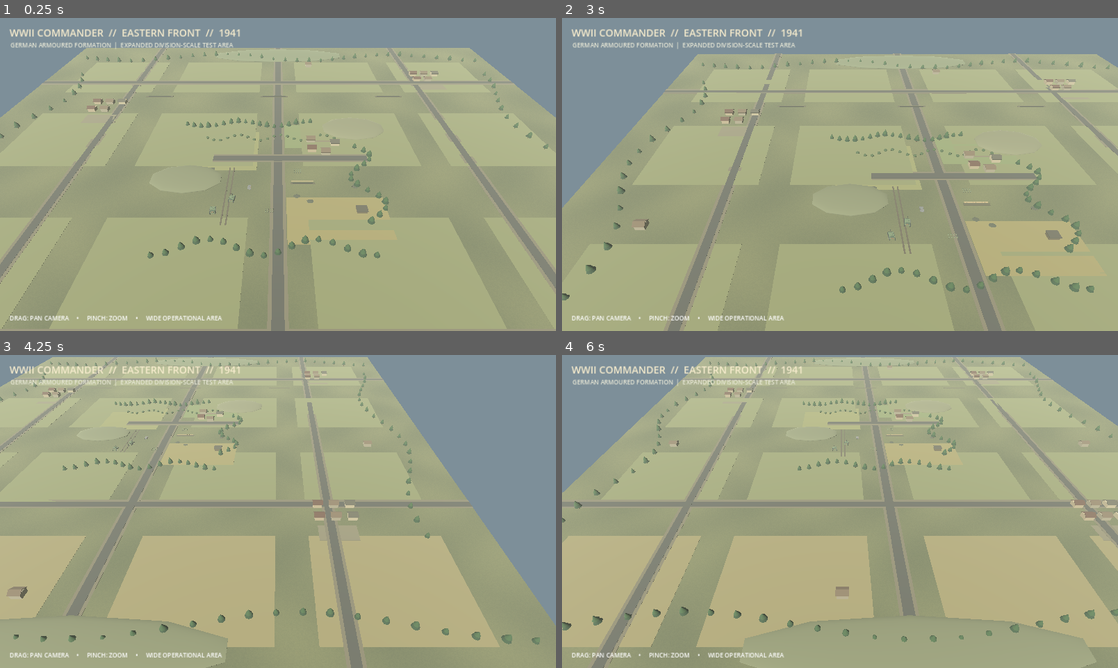
Above: before the commit, frames 1-4 (two rows, left to right).
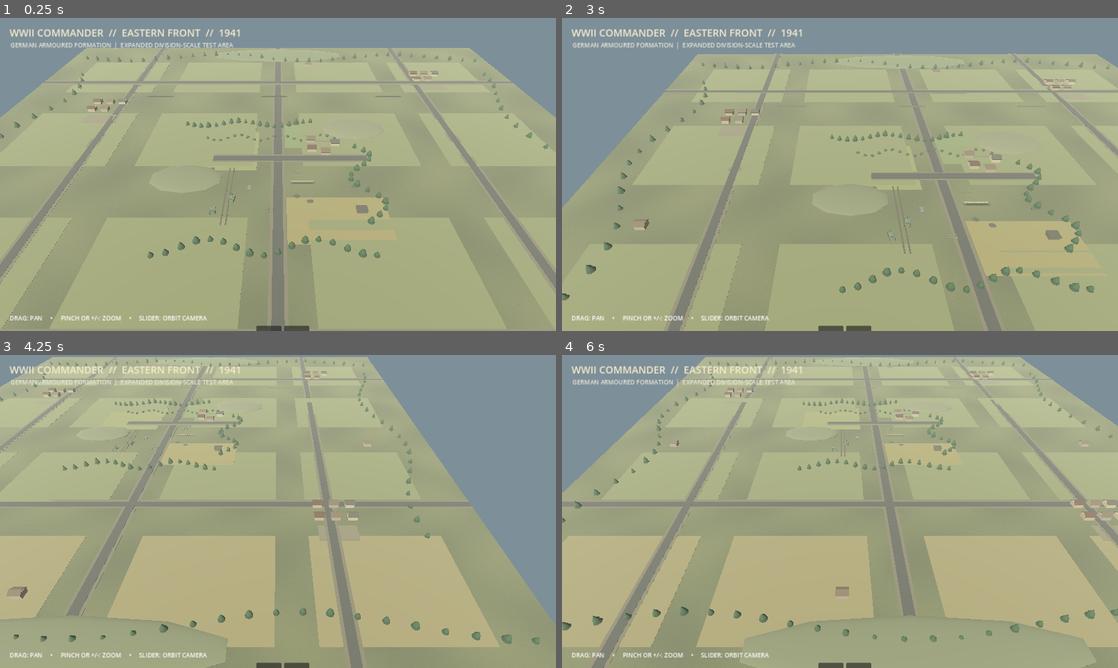
Above: after the commit, the same moments.

Repository: davidwillih0-byte/WWII-Commander
Game: Godot game, scene res://scenes/main.tscn
Two runs of this game, one before a commit and one after it. Both use one fixed random seed, a clock stepped at 60 frames per second and the inputs below.
Inputs (mouse positions are in pixels of both pictures, inside the frame that each line leads up to):
- Up to frame 1 (0.25 s): no input
- Up to frame 2 (3 s): tap Enter at 0.5, 2 s; move the mouse to (962, 158) at 0.52 s; click (962, 158) at 0.67 s; tap Space at 1.25, 2.75 s; drag from (728, 190) to (812, 237) at 1.27 s; move the mouse to (895, 105) at 2.02 s; click (895, 105) at 2.17 s; drag from (812, 237) to (673, 127) at 2.77 s
- Up to frame 3 (4.25 s): tap Enter at 3.5 s; move the mouse to (444, 558) at 3.52 s; click (444, 558) at 3.67 s
- Up to frame 4 (6 s): tap Space at 4.25 s; drag from (673, 464) to (756, 433) at 4.27 s; move the mouse to (867, 511) at 5.02 s; click (867, 511) at 5.17 s; drag from (756, 433) to (728, 527) at 5.77 s

The runs differ from the first frame. In frame 1, 0.4% of the frame differs, in the area x 8-56%, y 95-100%; in frame 2, 0.5%, in the area x 8-99%, y 14-100%; in frame 3, 0.4%; in frame 4, 0.5%.

Commit message:
Add orbit slider and accessible camera zoom controls

Diff:
--- a/scripts/battlefield.gd
+++ b/scripts/battlefield.gd
@@ -8,6 +8,7 @@
 
 var camera: Camera3D
 var camera_distance := 270.0
+var camera_yaw_degrees := 0.0
 var camera_target := Vector3.ZERO
 var dragging := false
 var last_pointer := Vector2.ZERO
@@ -126,14 +127,16 @@
 func _build_camera() -> void:
 	camera = Camera3D.new()
 	add_child(camera)
-	camera.position = camera_target + Vector3(0, camera_distance * 0.72, camera_distance * 0.82)
 	camera.far = 1200.0
 	camera.fov = 52.0
-	camera.look_at(Vector3.ZERO, Vector3.UP)
 	camera.current = true
+	_update_camera()
 
 func _update_camera() -> void:
-	camera.position = camera_target + Vector3(0, camera_distance * 0.72, camera_distance * 0.82)
+	var yaw := deg_to_rad(camera_yaw_degrees)
+	var horizontal_distance := camera_distance * 0.82
+	var offset := Vector3(sin(yaw) * horizontal_distance, camera_distance * 0.72, cos(yaw) * horizontal_distance)
+	camera.position = camera_target + offset
 	camera.look_at(camera_target, Vector3.UP)
 
 func _build_battlefield() -> void:
@@ -336,11 +339,46 @@
 	subtitle.add_theme_color_override("font_color", Color(0.91, 0.91, 0.84))
 	layer.add_child(subtitle)
 	var controls := Label.new()
-	controls.text = "DRAG: PAN CAMERA     •     PINCH: ZOOM     •     WIDE OPERATIONAL AREA"
+	controls.text = "DRAG: PAN     •     PINCH OR +/-: ZOOM     •     SLIDER: ORBIT CAMERA"
 	controls.position = Vector2(22, 680)
 	controls.add_theme_font_size_override("font_size", 14)
 	controls.add_theme_color_override("font_color", Color.WHITE)
 	layer.add_child(controls)
+
+	var orbit_label := Label.new()
+	orbit_label.text = "CAMERA ORBIT"
+	orbit_label.position = Vector2(22, 720)
+	orbit_label.add_theme_font_size_override("font_size", 15)
+	orbit_label.add_theme_color_override("font_color", Color.WHITE)
+	layer.add_child(orbit_label)
+
+	var orbit_slider := HSlider.new()
+	orbit_slider.name = "CameraOrbitSlider"
+	orbit_slider.min_value = -180.0
+	orbit_slider.max_value = 180.0
+	orbit_slider.step = 1.0
+	orbit_slider.value = camera_yaw_degrees
+	orbit_slider.position = Vector2(150, 716)
+	orbit_slider.size = Vector2(420, 36)
+	orbit_slider.custom_minimum_size = Vector2(260, 36)
+	orbit_slider.value_changed.connect(_on_orbit_slider_changed)
+	layer.add_child(orbit_slider)
+
+	var zoom_out := Button.new()
+	zoom_out.text = "−"
+	zoom_out.position = Vector2(590, 708)
+	zoom_out.size = Vector2(58, 48)
+	zoom_out.add_theme_font_size_override("font_size", 28)
+	zoom_out.pressed.connect(_on_zoom_out_pressed)
+	layer.add_child(zoom_out)
+
+	var zoom_in := Button.new()
+	zoom_in.text = "+"
+	zoom_in.position = Vector2(654, 708)
+	zoom_in.size = Vector2(58, 48)
+	zoom_in.add_theme_font_size_override("font_size", 28)
+	zoom_in.pressed.connect(_on_zoom_in_pressed)
+	layer.add_child(zoom_in)
 
 func _unhandled_input(event: InputEvent) -> void:
 	if event is InputEventMouseButton:
@@ -379,10 +417,24 @@
 				_pan_camera(event.position - previous)
 			touch_points[event.index] = event.position
 
+func _on_orbit_slider_changed(value: float) -> void:
+	camera_yaw_degrees = value
+	_update_camera()
+
+func _on_zoom_in_pressed() -> void:
+	camera_distance = max(CAMERA_MIN, camera_distance - 18.0)
+	_update_camera()
+
+func _on_zoom_out_pressed() -> void:
+	camera_distance = min(CAMERA_MAX, camera_distance + 18.0)
+	_update_camera()
+
 func _pan_camera(delta: Vector2) -> void:
 	var pan_scale := camera_distance * 0.004
-	camera_target.x -= delta.x * pan_scale
-	camera_target.z -= delta.y * pan_scale
+	var yaw := deg_to_rad(camera_yaw_degrees)
+	var right := Vector3(cos(yaw), 0, -sin(yaw))
+	var forward := Vector3(-sin(yaw), 0, -cos(yaw))
+	camera_target += right * (-delta.x * pan_scale) + forward * (delta.y * pan_scale)
 	var map_limit := WORLD_SIZE * 0.43
 	camera_target.x = clamp(camera_target.x, -map_limit, map_limit)
 	camera_target.z = clamp(camera_target.z, -map_limit, map_limit)
